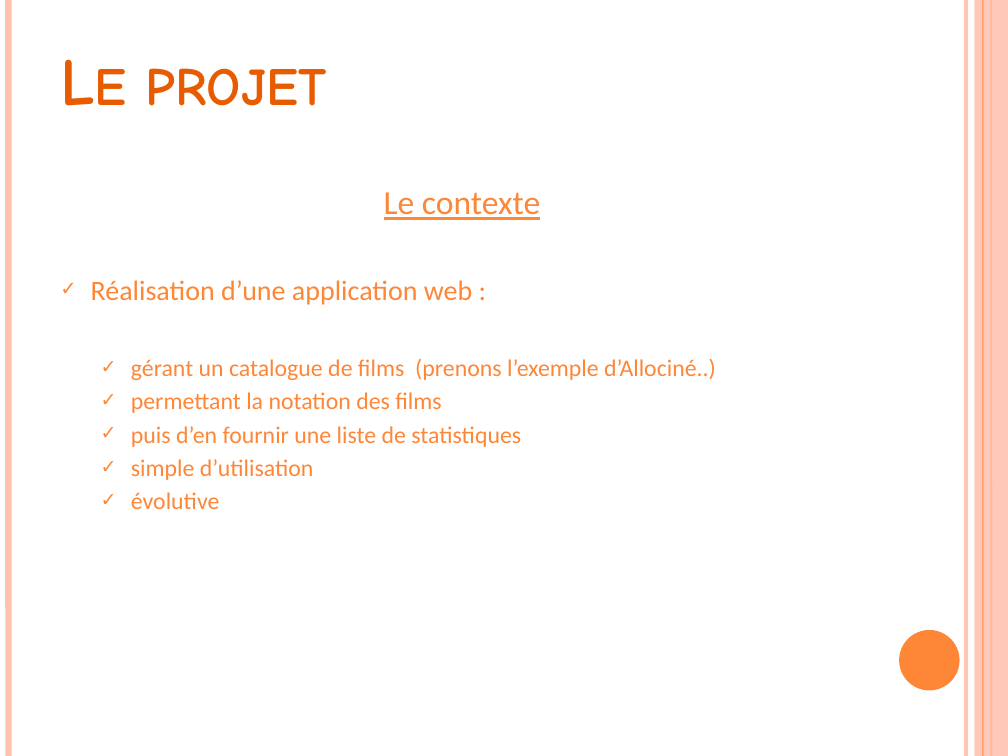
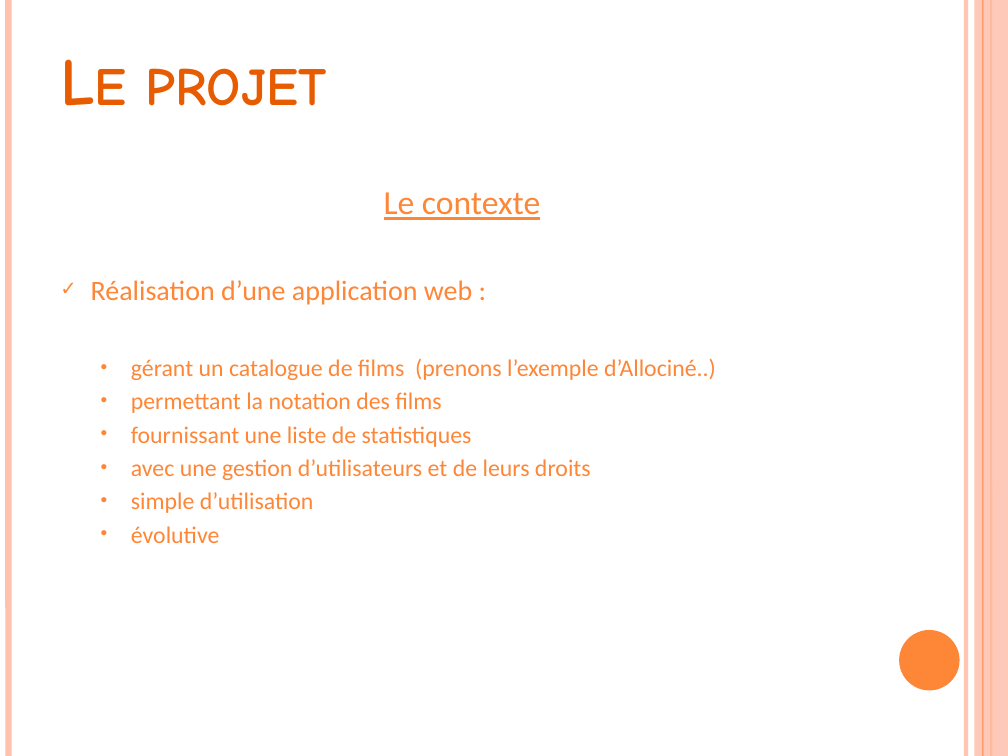
Before and after one commit to xxseric/allocine-de, a slide deck: slide 4 of Rapport/Stage de Licence Informatique.pptx. Drawn at 1008x756 pixels with LibreOffice and Linux fonts; fonts in the diff are those of the drawing. Boxes give left, top, right and bottom in pixels: in the first picture for what was removed or moved away, otherwise in the second. Text is boxed around its words. In the diff, an @@ line names an element or a change of style, - is before the commit and + after.

```diff
--- a/Rapport/Stage de Licence Informatique.pptx
+++ b/Rapport/Stage de Licence Informatique.pptx
@@ text at box(131, 359, 716, 543): bullet ✓ to • @@
@@ text at box(131, 426, 591, 480): text changed @@
-  ✓ puis d’en fournir une liste de statistiques
+  • fournissant une liste de statistiques
+  • avec une gestion d’utilisateurs et de leurs droits
```
Also in this commit, not shown: 3 other slides changed, 6 slides added, 2 slides removed, 1 other file.
